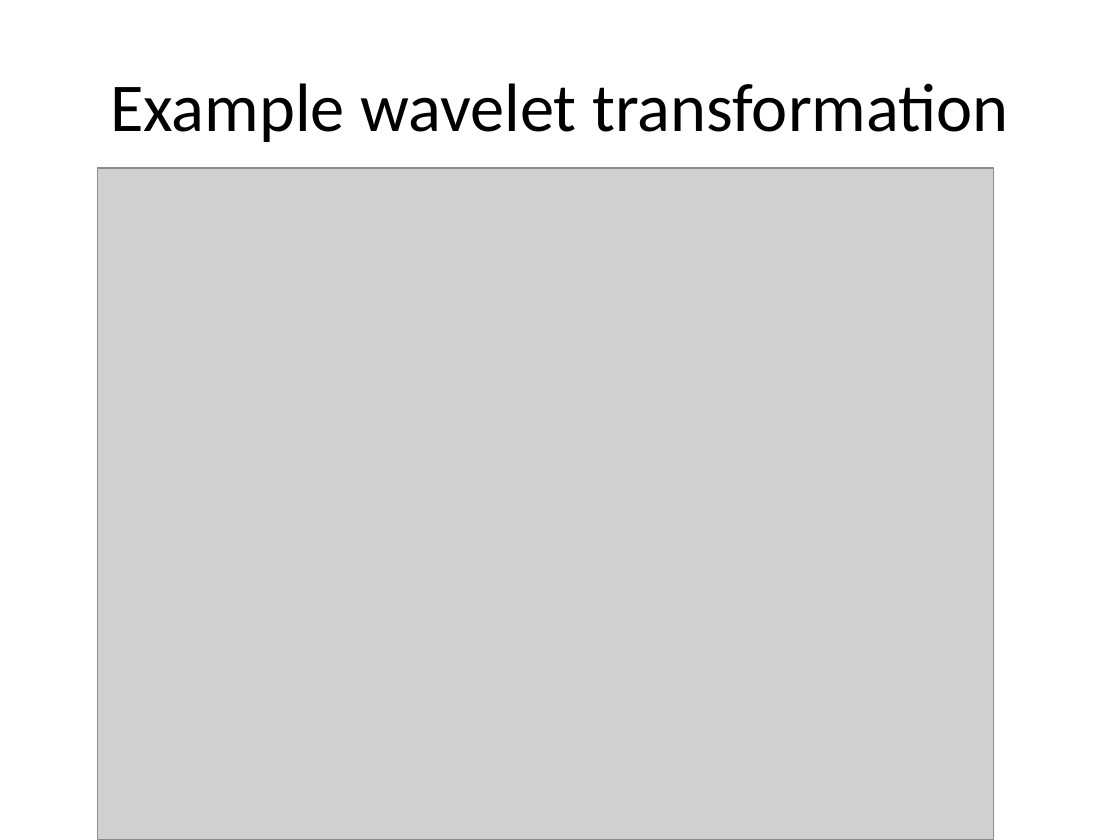
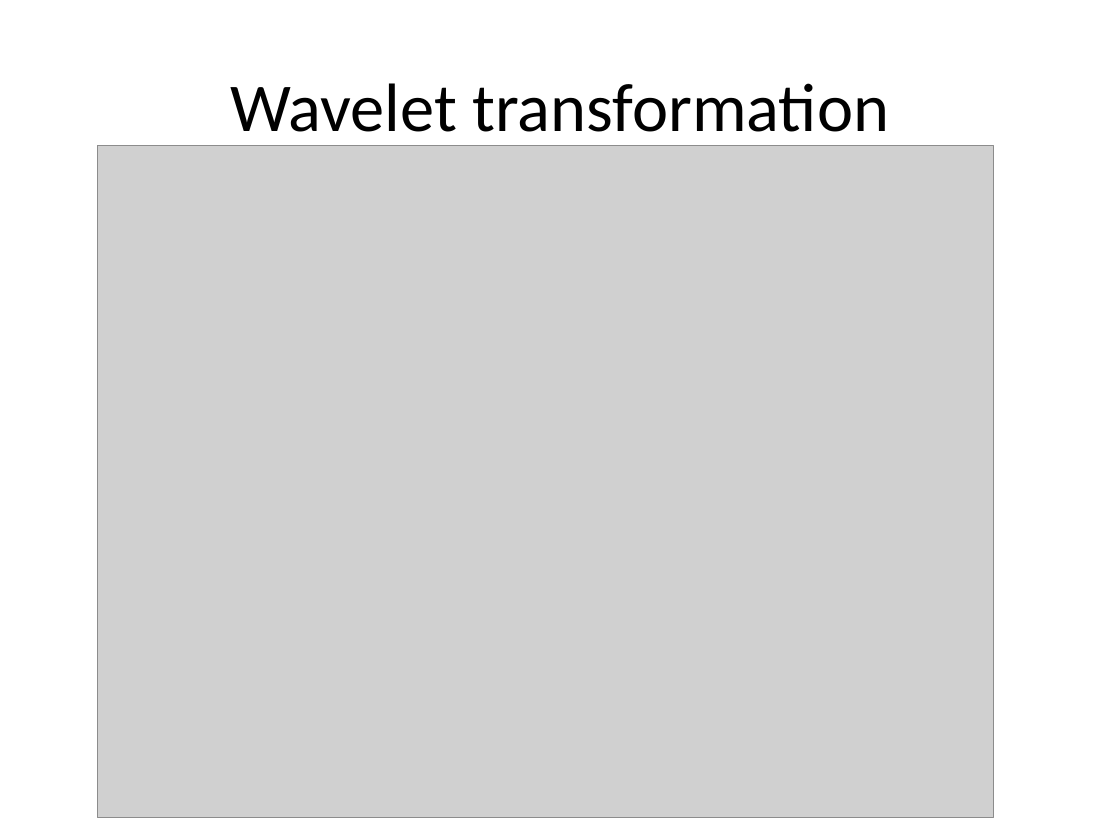
Before and after one commit to numenta/htmresearch-old, a slide deck: slide 4 of projects/wavelet_dataAggregation/DataAggregation.pptx. Drawn at 1120x840 pixels with LibreOffice and Linux fonts; fonts in the diff are those of the drawing; grey boxes stand for pictures. Boxes give left, top, right and bottom in pixels: in the first picture for what was removed or moved away, otherwise in the second. Text is boxed around its words. In the diff, an @@ line names an element or a change of style, - is before the commit and + after.

```diff
--- a/projects/wavelet_dataAggregation/DataAggregation.pptx
+++ b/projects/wavelet_dataAggregation/DataAggregation.pptx
@@ title at box(230, 83, 889, 147): text changed @@
-Example wavelet transformation
+Wavelet transformation
@@ picture: place and size @@
-picture at box(97, 168, 993, 840)
+picture at box(97, 146, 993, 818)
```
Also in this commit, not shown: 6 other slides changed, 3 slides added, 3 slides removed, 5 other files.
